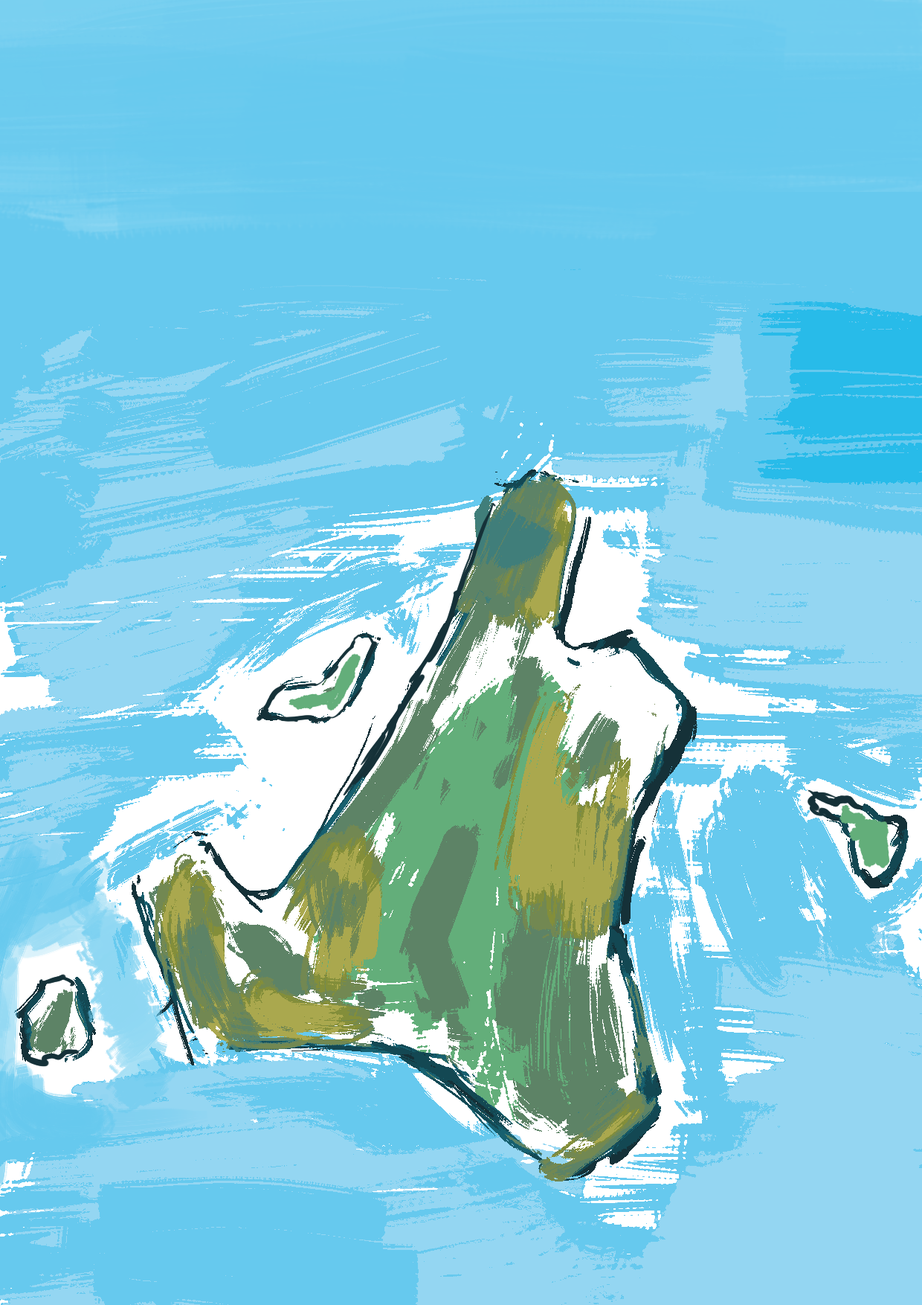
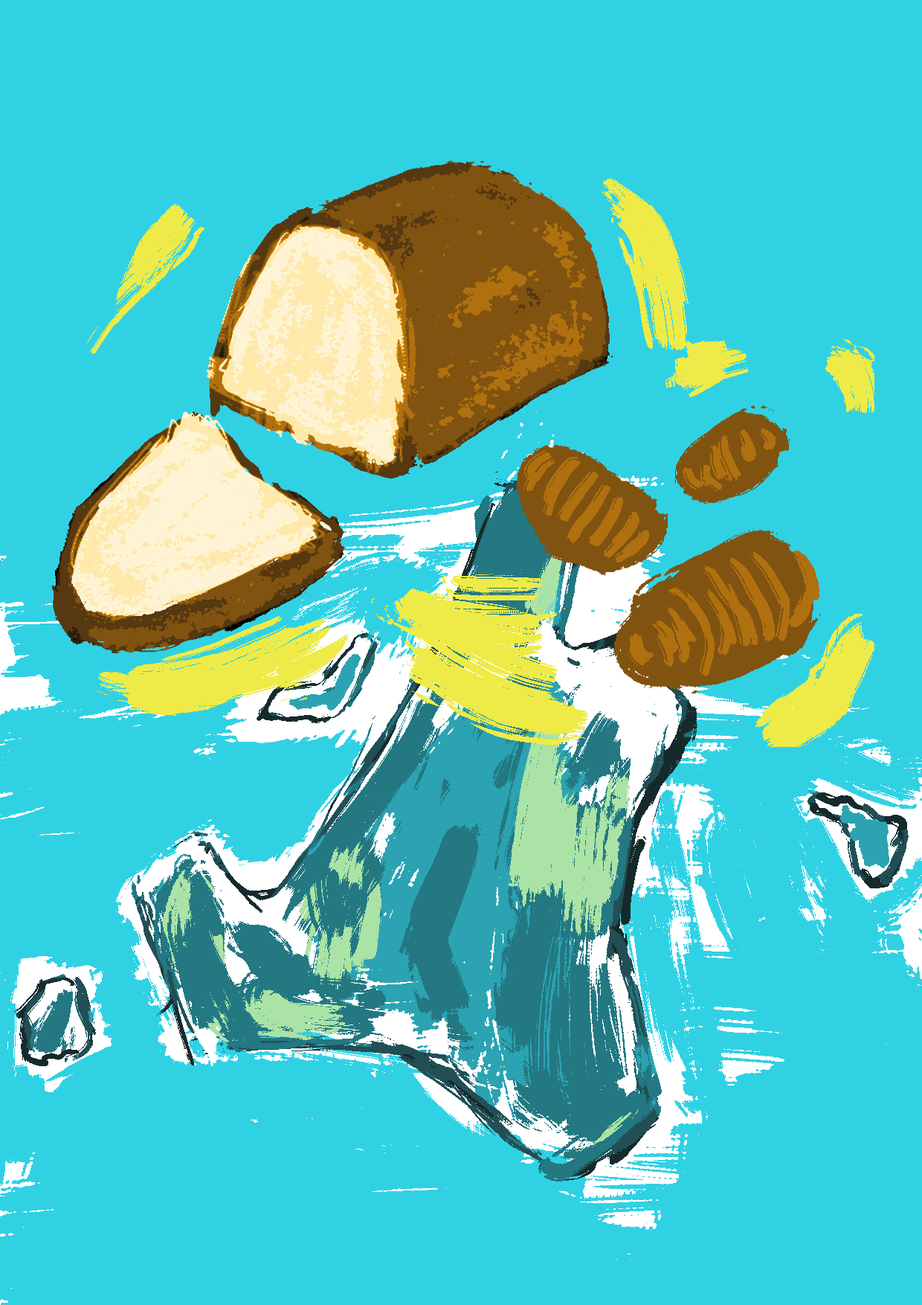
Before/after of a 922 × 1305 layered artwork. What changed in the layer stack:
renamed "ペイントレイヤー 1" to "ペイントレイヤー 2 統合済み", painted on it over [0, 0, 905, 905]
painted on "ペイントレイヤー 1 統合済み" over [0, 0, 922, 1305]
